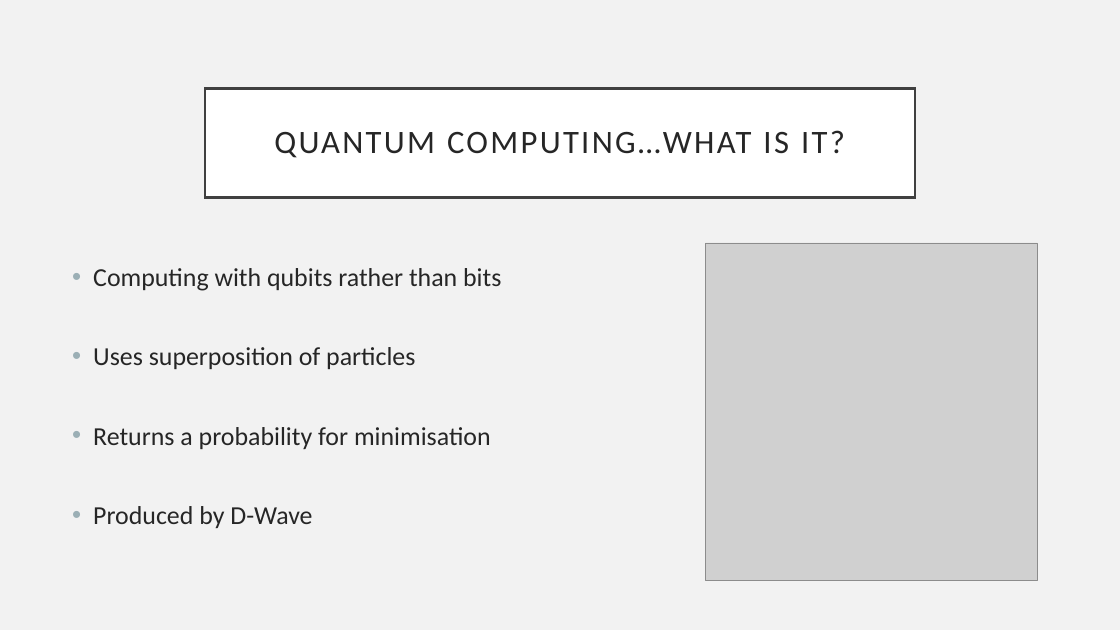
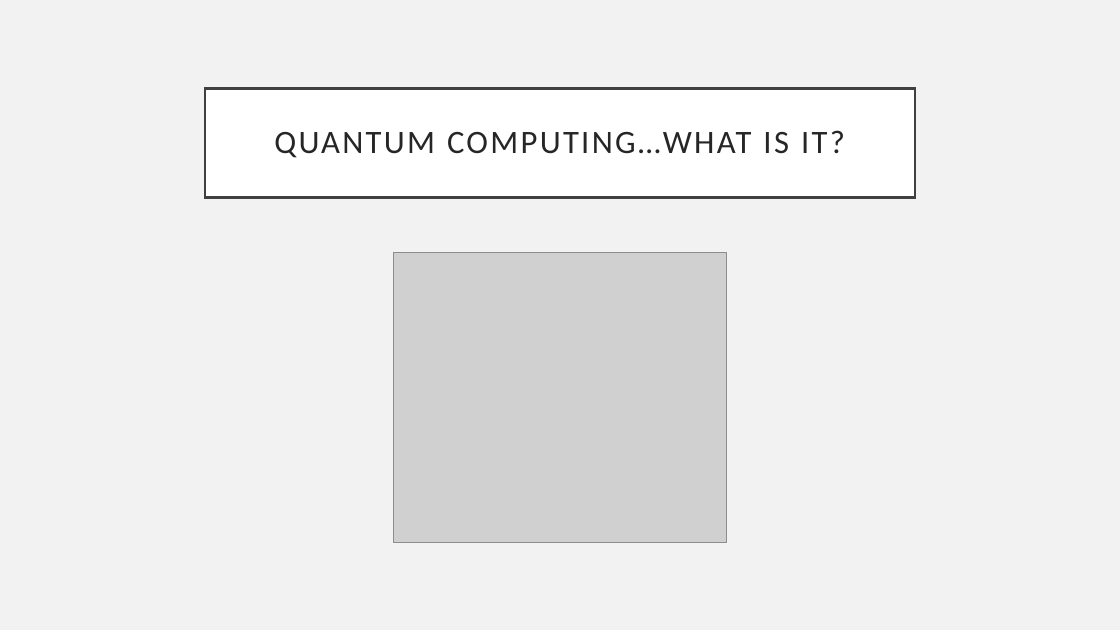
Before and after one commit to 446163/work, a slide deck: slide 3 of Daniel Easteals Quantum Computing.pptx. Drawn at 1120x630 pixels with LibreOffice and Linux fonts; fonts in the diff are those of the drawing; grey boxes stand for pictures. Boxes give left, top, right and bottom in pixels: in the first picture for what was removed or moved away, otherwise in the second. Text is boxed around its words. In the diff, an @@ line names an element or a change of style, - is before the commit and + after.

Commit message:
probally more than i wanted to git add

```diff
--- a/Daniel Easteals Quantum Computing.pptx
+++ b/Daniel Easteals Quantum Computing.pptx
@@ text removed at (93, 268, 501, 528) @@
-• Computing with qubits rather than bits
-• Uses superposition of particles
-• Returns a probability for minimisation
-• Produced by D-Wave
@@ picture: place and size @@
-picture at (706, 243, 1038, 581)
+picture at (394, 253, 726, 543)
```
Also in this commit, not shown: 3 other slides changed, 1 slide added, 1 slide removed, 4 other files.
